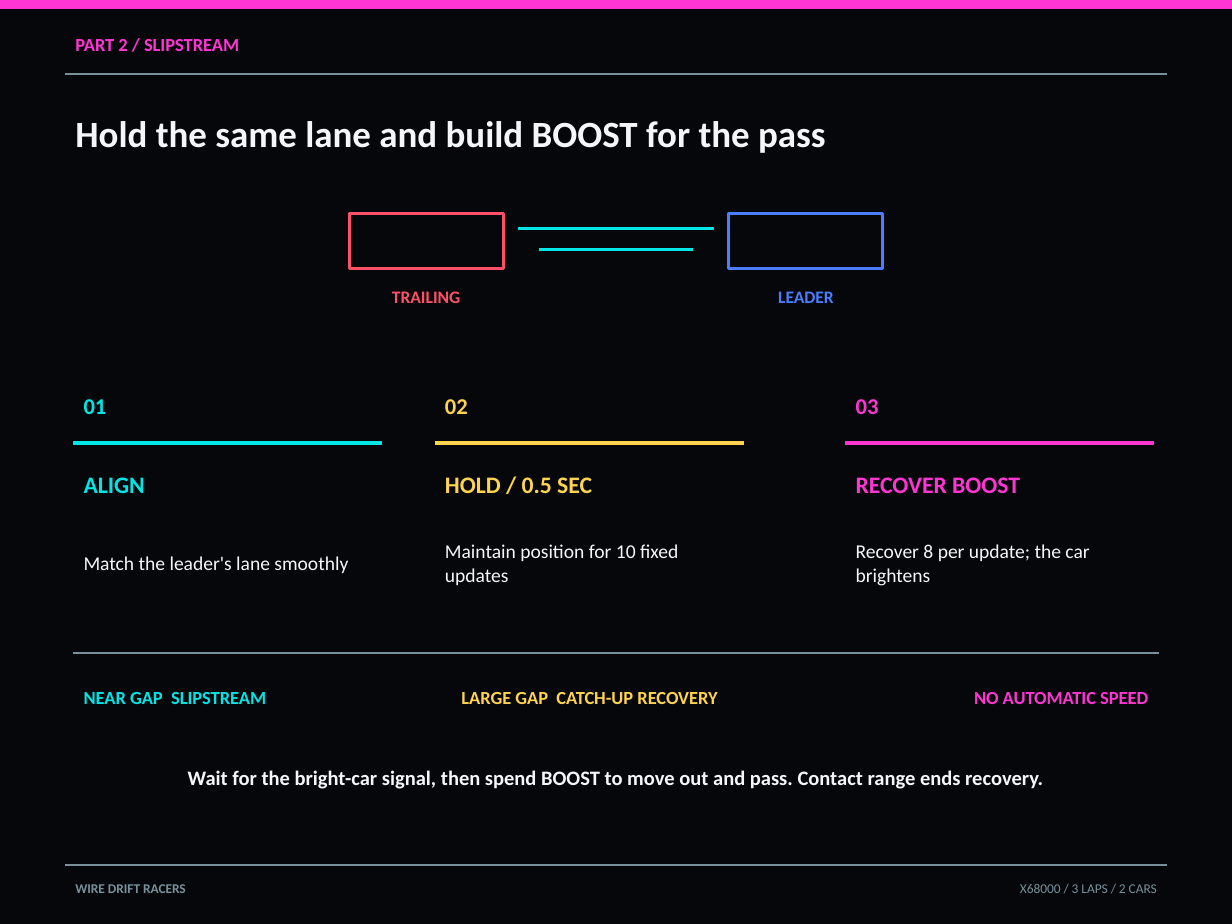
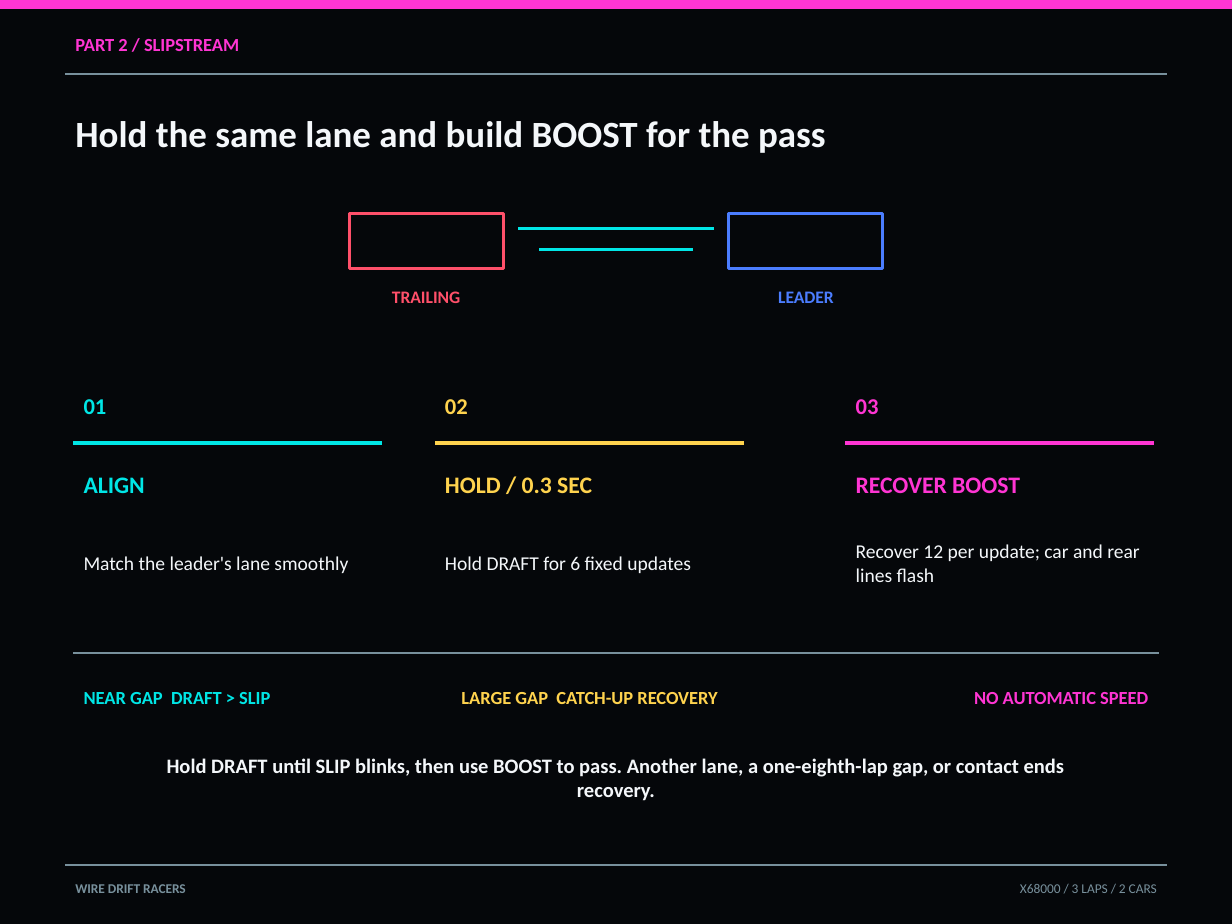
Before and after one commit to renatus-novus-x/wdrfrace, a slide deck: slide 16 of doc/manual-en.pptx. Drawn at 1232x924 pixels with LibreOffice and Linux fonts; fonts in the diff are those of the drawing. Boxes give left, top, right and bottom in pixels: in the first picture for what was removed or moved away, otherwise in the second. Text is boxed around its words. In the diff, an @@ line names an element or a change of style, - is before the commit and + after.

```diff
--- a/doc/manual-en.pptx
+++ b/doc/manual-en.pptx
@@ text at (445, 477, 592, 493): text changed @@
-HOLD / 0.5 SEC
+HOLD / 0.3 SEC
@@ text at (445, 556, 691, 573): text changed @@
-Maintain position for 10 fixed updates
+Hold DRAFT for 6 fixed updates
@@ text at (856, 544, 1139, 582): text changed @@
-Recover 8 per update; the car brightens
+Recover 12 per update; car and rear lines flash
@@ text at (84, 692, 270, 704): text changed @@
-NEAR GAP SLIPSTREAM
+NEAR GAP DRAFT > SLIP
@@ text at (167, 758, 1064, 801): text changed @@
-Wait for the bright-car signal, then spend BOOST to move out and pass. Contact range ends recovery.
+Hold DRAFT until SLIP blinks, then use BOOST to pass. Another lane, a one-eighth-lap gap, or contact ends recovery.
```
Also in this commit, not shown: 1 other slide changed, 12 other files.
